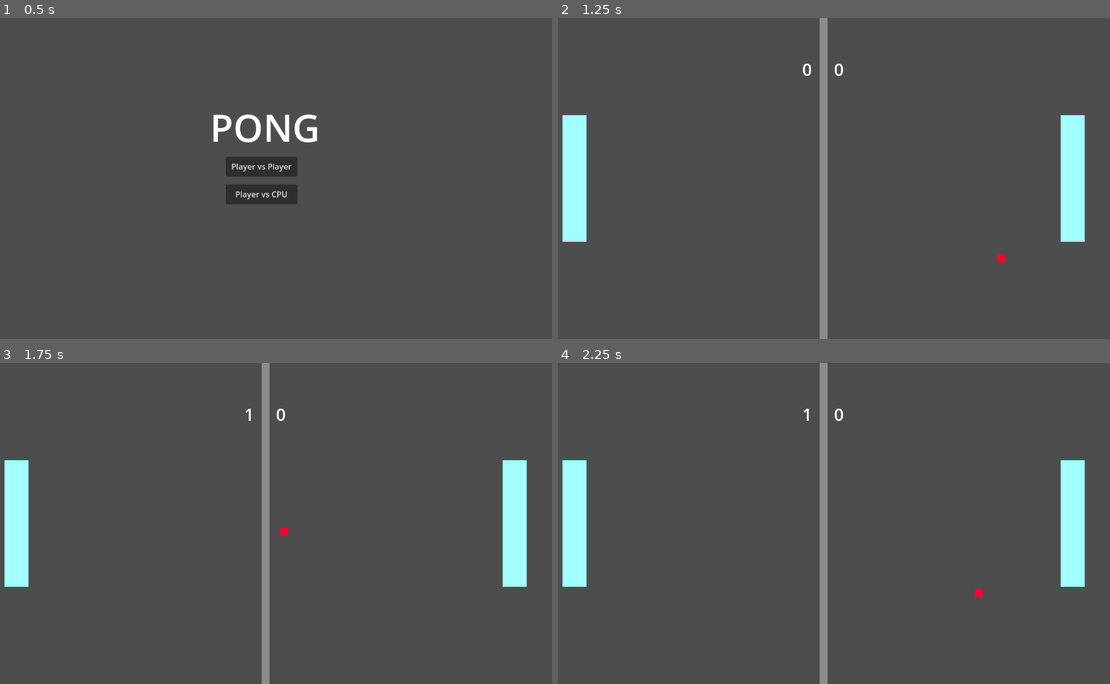
Above: before the commit, frames 1-4 (two rows, left to right).
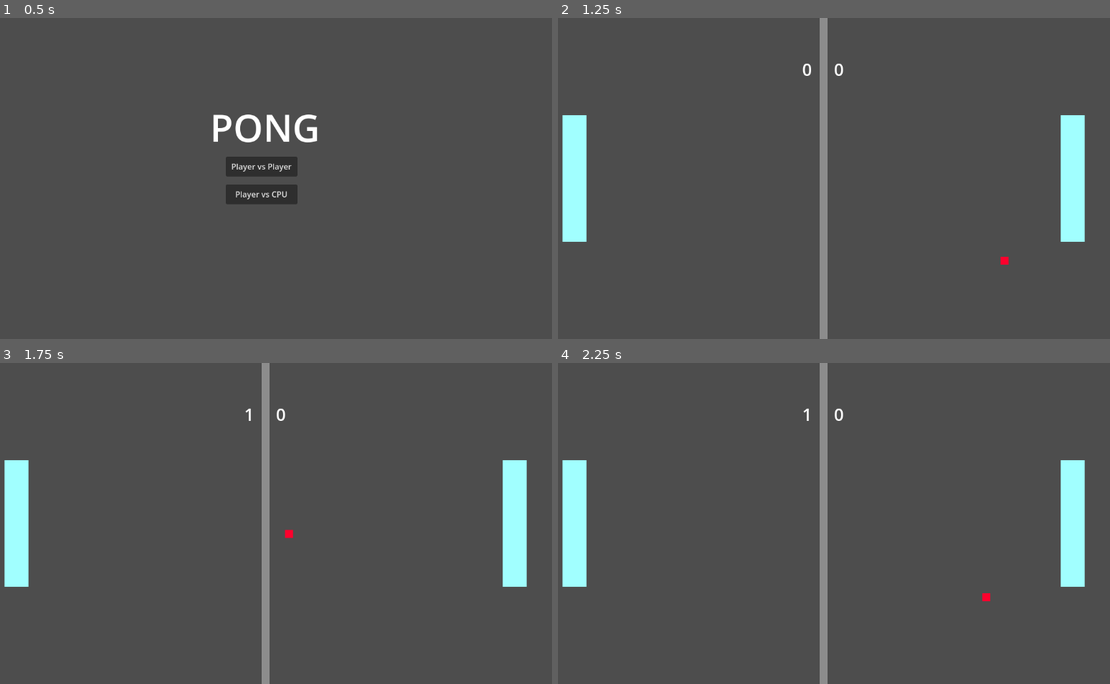
Above: after the commit, the same moments.

Repository: maxeeDev/pong
Game: Godot game, scene res://ui/main_menu.tscn
Same seed, same stepped clock (60 frames per second), same inputs: the game is played once before the commit and once after it.
Inputs:
- Up to frame 1 (0.5 s): no input
- Up to frame 2 (1.25 s): click "Player vs Player" at 0.5 s
- Up to frame 3 (1.75 s): no input
- Up to frame 4 (2.25 s): no input

Frame 1 is identical in both runs. In frame 2, less than 0.1% of the frame differs, in the area x 79-82%, y 73-77%; in frame 3, less than 0.1%; in frame 4, less than 0.1%, in the area x 75-79%, y 70-75%.

Commit message:
implement ball speed increasing

Diff:
--- a/ball/ball.gd
+++ b/ball/ball.gd
@@ -3,8 +3,7 @@
 var should_reset: bool = false
 
 const INITIAL_POSITION: Vector2 = Vector2(576, 324)
-
-# TODO speed increasing
+const INITIAL_LINEAR_VELOCITY: Vector2 = Vector2(550, 250)
 
 func _integrate_forces(state: PhysicsDirectBodyState2D) -> void:
 	if should_reset:
--- a/level/divider.tscn
+++ b/level/divider.tscn
@@ -1,6 +1,9 @@
-[gd_scene format=3 uid="uid://db8s4skx4jok2"]
+[gd_scene load_steps=2 format=3 uid="uid://db8s4skx4jok2"]
 
-[node name="Divider" type="Node2D"]
+[sub_resource type="RectangleShape2D" id="RectangleShape2D_f0qrx"]
+size = Vector2(16, 648)
+
+[node name="Divider" type="Area2D"]
 
 [node name="ColorRect" type="ColorRect" parent="."]
 offset_left = -8.0
@@ -8,3 +11,6 @@
 offset_right = 8.0
 offset_bottom = 324.0
 color = Color(1, 1, 1, 0.356863)
+
+[node name="CollisionShape2D" type="CollisionShape2D" parent="."]
+shape = SubResource("RectangleShape2D_f0qrx")
--- a/level/level.gd
+++ b/level/level.gd
@@ -10,15 +10,15 @@
 		player2_score += 1
 		$Player2Score.text = str(player2_score)
 		$Ball.should_reset = true
+		$Ball.linear_velocity = $Ball.INITIAL_LINEAR_VELOCITY
 		$BallMovementLine2D.clear_points()
-
-
 
 func _on_outside_area_right_body_entered(body: Node2D) -> void:
 	if body.name == "Ball":
 		player1_score += 1
 		$Player1Score.text = str(player1_score)
 		$Ball.should_reset = true
+		$Ball.linear_velocity = $Ball.INITIAL_LINEAR_VELOCITY
 		$BallMovementLine2D.clear_points()
 
 
@@ -29,3 +29,8 @@
 	for point in points:
 		var localized_point = $BallMovementLine2D.to_local(point)
 		$BallMovementLine2D.add_point(localized_point)
+
+
+func _on_divider_body_entered(body: Node2D) -> void:
+	if body.name == "Ball":
+		$Ball.linear_velocity *= 1.02
--- a/level/level.tscn
+++ b/level/level.tscn
@@ -61,5 +61,6 @@
 scroll_active = false
 horizontal_alignment = 1
 
+[connection signal="body_entered" from="Divider" to="." method="_on_divider_body_entered"]
 [connection signal="body_entered" from="OutsideAreaLeft" to="." method="_on_outside_area_left_body_entered"]
 [connection signal="body_entered" from="OutsideAreaRight" to="." method="_on_outside_area_right_body_entered"]
